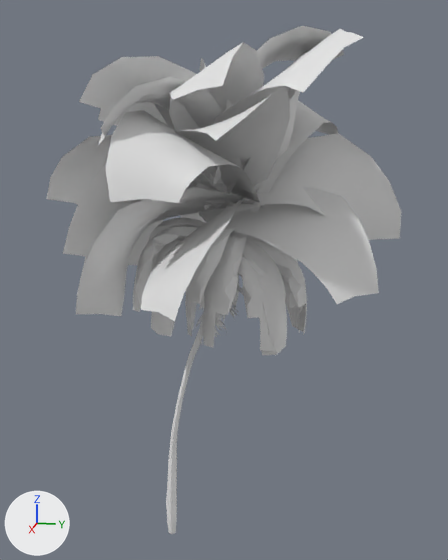
The FBX model Assets/Scenes/Oasis/Art/Vegetation/Meshes/Palm_Mesh.fbx, before and after one commit.
One viewpoint serves both versions: a camera (50 mm lens) standing at (13.72, 4.12, 10.16) and looking at (-0.1, 1.36, 6.7). Arrows for +X, +Y and +Z are at lower left; the lights stay in place. The first picture is the older version. Objects named as collision shapes, trigger or cutter boxes, shadow casters or lower levels of detail are left out. Where no turn or scale is listed for an object, it has been applied to the vertices.

Names of what the first picture shows: 'Palm_LOD0'.
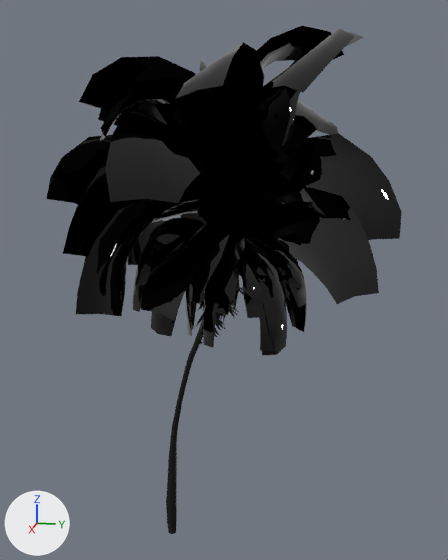
What the commit changed:
Material 'PalmAtlas_Mat.006' (mat_palmatlas_mat_006) changes colour from white #e7e7e7 to black #000000; in linear values from (0.8, 0.8, 0.8) to (0.0, 0.0, 0.0).
In material 'PalmAtlas_Mat.006' (mat_palmatlas_mat_006), roughness goes from 0.5 to 0.0.
Material 'Bark_Mat.006' (mat_bark_mat_006) changes colour from white #e7e7e7 to black #000000; in linear values from (0.8, 0.8, 0.8) to (0.0, 0.0, 0.0).

Pixel boxes [x1, y1, x2, y2] of what changed, in the pictures (448 x 560 px):
'Palm_LOD0', recoloured, surface changed (white to black)
    both: [47, 26, 402, 534]
